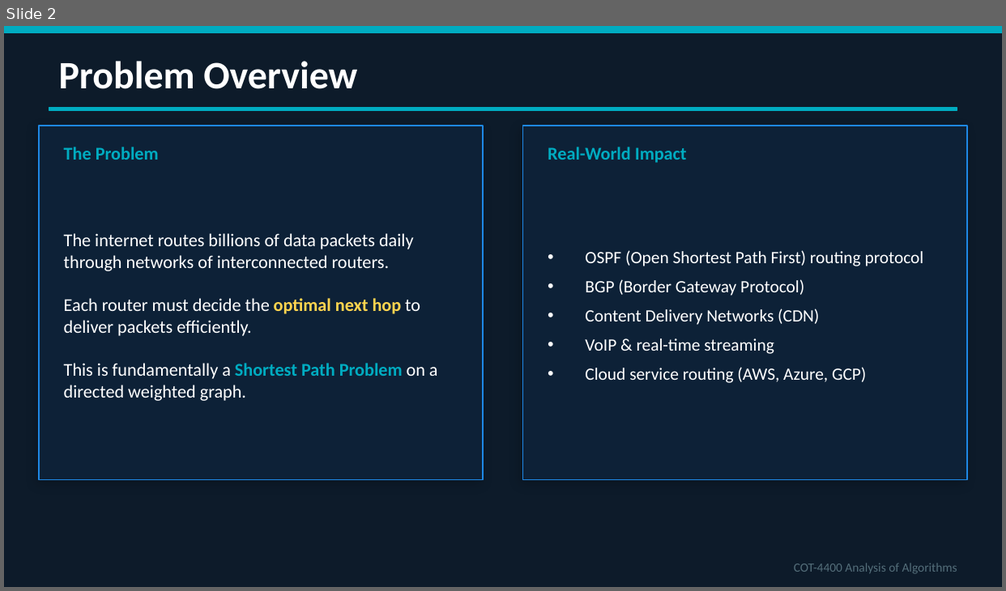
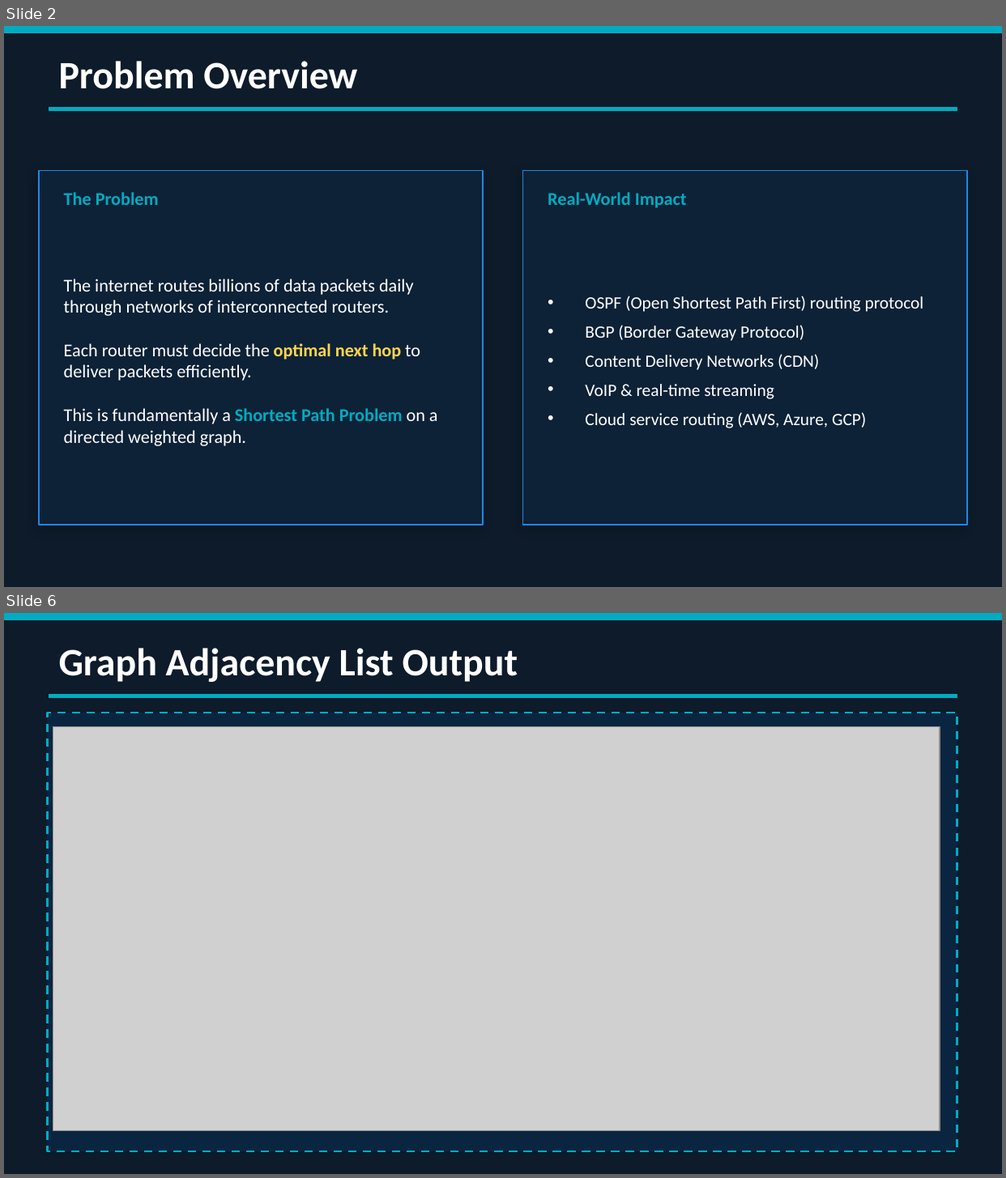
Before and after one commit to ZYXERO/COT4400-Router-Network-Optimization, a slide deck: docs/slides/COT4400_Presentation.pptx. Shown one above the other, each under a label of ours: slide 2 before the commit, slides 2 and 6 after it; the slides between them are not shown. The pictures are 1006x591 and 1006x1178 pixels, drawn with LibreOffice and Linux fonts; fonts in the diff are those of the drawing; grey boxes stand for pictures. Boxes give left, top, right and bottom in pixels: in the first picture for what was removed or moved away, otherwise in the second. Text is boxed around its words. In the diff, an @@ line names an element or a change of style, - is before the commit and + after.

```diff
--- a/docs/slides/COT4400_Presentation.pptx
+++ b/docs/slides/COT4400_Presentation.pptx
@@ slide 6 added at [4,613,1002,1174], background #0D1B2A @@
@@ rectangle added at [4,613,1002,620], fill #00ACC1, outline #00ACC1 1 pt @@
@@ text added at [59,648,518,682], 28 pt, text #FFFFFF, bold @@
+Graph Adjacency List Output
@@ rectangle added at [49,695,957,698], fill #00ACC1, outline #00ACC1 1 pt @@
@@ rectangle added at [47,713,957,1152], fill #0A2540, outline #00ACC1 1.5 pt dashed @@
@@ picture added at [53,726,939,1131] @@
@@ slide 2 changed as well @@
@@ 4 texts, 2 rectangles: place and size @@
-4 texts, 2 rectangles at [39,126,967,480]
+4 texts, 2 rectangles at [39,171,967,525]
@@ text removed at [794,563,957,574] @@
-COT-4400 Analysis of Algorithms
```
Also in this commit, not shown: 10 other slides changed, 3 other slides added, 2 other files.
